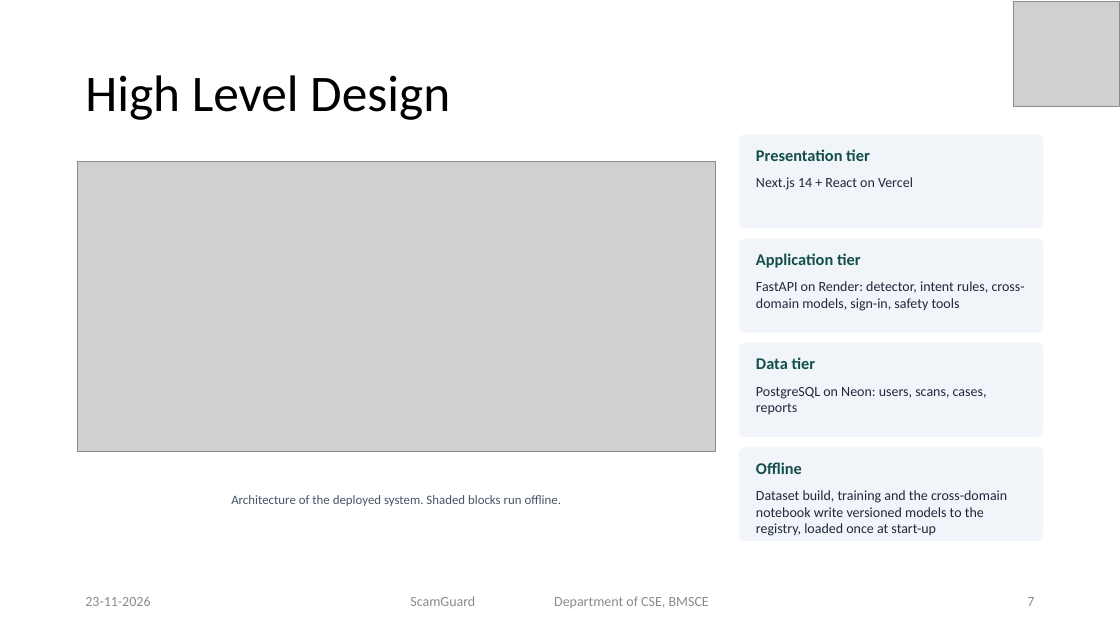
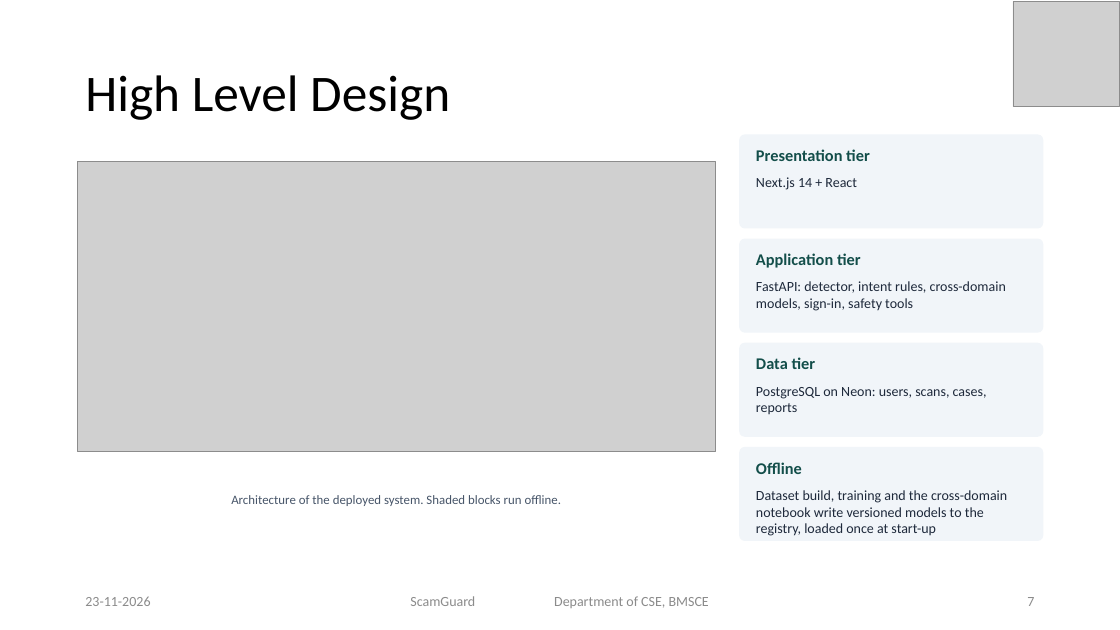
Before and after one commit to priyamthakur275/ScamGuard-AI, a slide deck: slide 7 of docs/presentation/ScamGuard_Final_Presentation.pptx. Drawn at 1120x630 pixels with LibreOffice and Linux fonts; fonts in the diff are those of the drawing; grey boxes stand for pictures. Boxes give left, top, right and bottom in pixels: in the first picture for what was removed or moved away, otherwise in the second. Text is boxed around its words. In the diff, an @@ line names an element or a change of style, - is before the commit and + after.

Commit message:
Report and PPT: remove front-end hosting wording

```diff
--- a/docs/presentation/ScamGuard_Final_Presentation.pptx
+++ b/docs/presentation/ScamGuard_Final_Presentation.pptx
@@ text at (756, 177, 857, 190): text changed @@
-Next.js 14 + React on Vercel
+Next.js 14 + React
@@ text at (756, 281, 1006, 311): text changed @@
-FastAPI on Render: detector, intent rules, cross-domain models, sign-in, safety tools
+FastAPI: detector, intent rules, cross-domain models, sign-in, safety tools
```
Also in this commit, not shown: 2 other slides changed, 6 other files.
